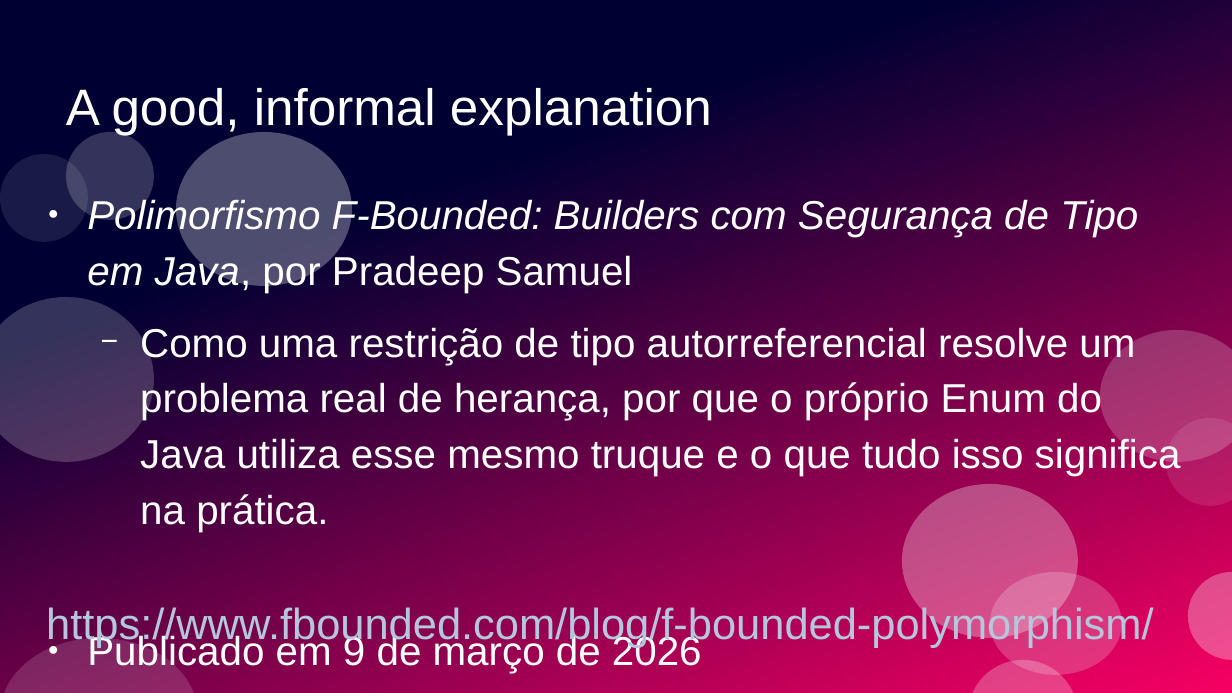
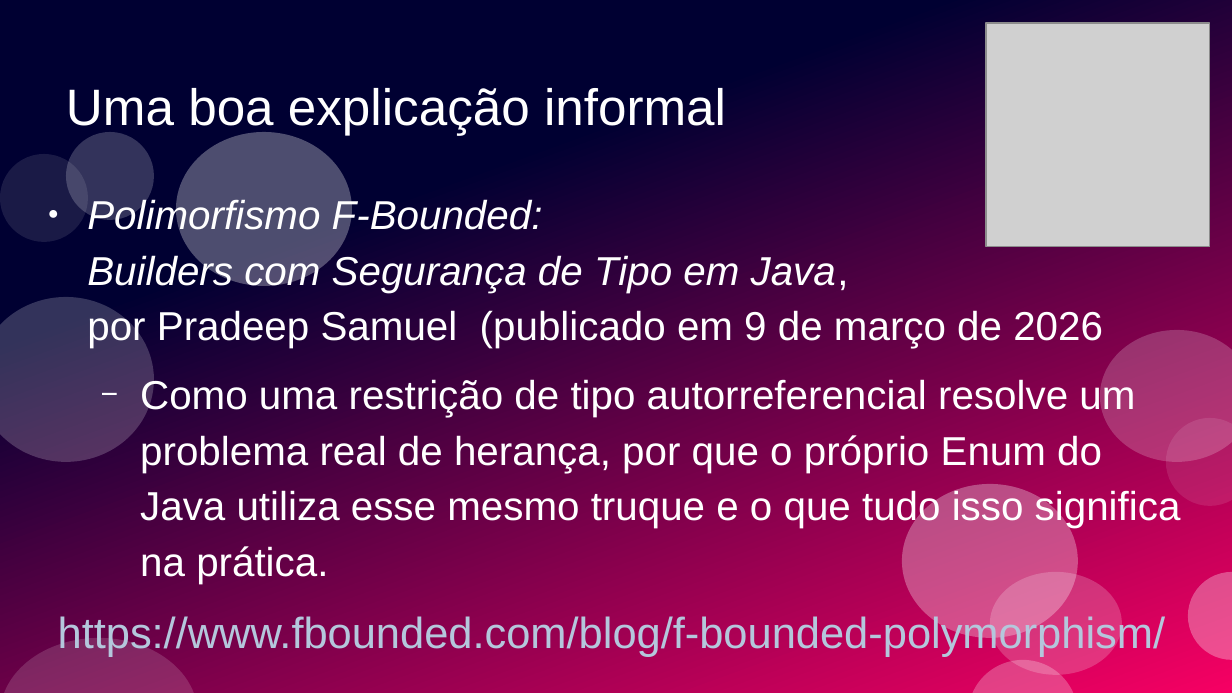
Before and after one commit to ramalho/sets-in-go, a slide deck: slide 49 of conj-em-go1_28.odp (slide 48 before the commit). Drawn at 1232x693 pixels with LibreOffice and Linux fonts; fonts in the diff are those of the drawing; grey boxes stand for pictures. Boxes give left, top, right and bottom in pixels: in the first picture for what was removed or moved away, otherwise in the second. Text is boxed around its words. In the diff, an @@ line names an element or a change of style, - is before the commit and + after.

```diff
--- a/conj-em-go1_28.odp
+++ b/conj-em-go1_28.odp
@@ picture added at <box>986,23,1210,247</box> @@
@@ title at <box>66,88,726,135</box>: text changed @@
-A good, informal explanation
+Uma boa explicação informal
@@ text at <box>87,197,1103,348</box>: text changed @@
-● Polimorfismo F-Bounded: Builders com Segurança de Tipo em Java, por Pradeep Samuel
+● Polimorfismo F-Bounded:
+  Builders com Segurança de Tipo em Java,
+  por Pradeep Samuel (publicado em 9 de março de 2026
@@ text "https://www.fbounded.com/blog/f-bounded-polymorphism/": place and size @@
-text "https://www.fbounded.com/blog/f-bounded-polymorphism/" at <box>46,605,1153,649</box>
+text "https://www.fbounded.com/blog/f-bounded-polymorphism/" at <box>58,613,1165,657</box>
@@ text at <box>87,633,702,673</box>: paragraph removed @@
-● Publicado em 9 de março de 2026
```
Also in this commit, not shown: 14 other slides changed, 13 slides added, 2 other files.
